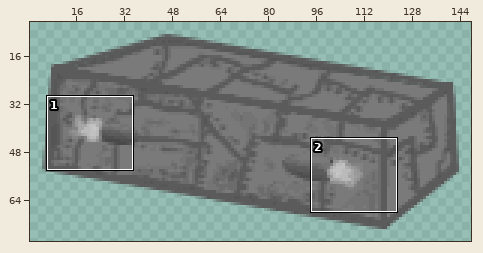
Edited in one commit: sprite sheet (Assets/Textures/CargoShip Station 3.png). The picture above shows the old version from afar; the outline marks the close-up.
Close-up. Before:
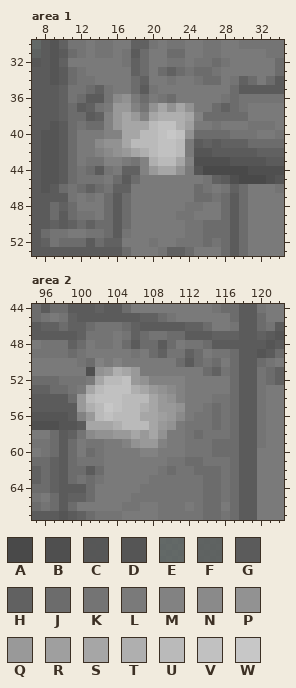
The file is 151x78 pixels. Pixels under 10% opacity are left out. Colours within 5 levels of each other are drawn and written as one. Shown: area 1: x 7..34, y 30..53; area 2: x 95..122, y 44..67. The wide view leaves out empty margins.
Palette (. is transparent): A #494949  B #4f4f4f  C #555555f9  D #555555  E #5a5a5ad9  F #5a5a5ae8  G #5b5b5b  H #616161  J #6c6c6c  K #747474  L #7a7a7a  M #828282  N #8a8a8a  P #929292  Q #999999  R #9f9f9f  S #a6a6a6  T #afafaf  U #bababa  V #c1c1c1  W #c7c7c7
Pixels before, area 1, first column x 7:
30 EGDHKKLKKLLHHKLKKLLKKLLKKKKK
31 FGDGJKLKKLKGJLLJJLLKKLLLLLKK
32 CGDHLLLLLLKHJLLKKLKKJKLLLLLJ
33 GGDGJKLLLLLHJLJHJKJJKLLLLLLJ
34 GGDGJKKLLLLJHLLKLLKJJLKHJLJG
35 GGGHKKJHKLLJGKLLLLLLLLJGGGGG
36 GGGHKJGGKNPLJLKJLLLLLKJKKKKK
37 GGGHJGHKLQQMKPSPSPLLJHJKLLLL
38 GGGHJJGHMQSQMSTTTSMJJJJJLLLL
39 GGDGJKJJMQSSSUVVTRLLKLLLKKKL
40 GDDGJLLLMMSSUUVWVPJJJJKKKLLK
41 GDDGJLLNPPSUUUVVULGHGHHHJJJJ
42 GDDGJLLMNPQSTUVVULDDGGGGGHHH
43 GDDGJLKKMMLKMTUUSMBBBBDDDDGG
44 GDDGJKJGKLHHMQSSPLDAAAAABBBB
45 GDDGJKKKLJGJLLLLLLLKHGBAAABD
46 GDGJKJHJKHHLLLLLLLJKLKHJLLLK
47 GGGGKLKLJGJLLLLLLLJJKJGJLLLL
48 GGJHJLLLJGJLLLLLLKKLLJGJLLLL
49 GGJGJKKLJGJLLLLLKKLLLJGJLLLL
50 GGHGHJHJJGJLLLLLLKKJJJGJLLLL
51 GJKKLLKKJGKLLLLLLKKJJJGJLLLL
52 GHKJJJGJHHLLLKLLKKKJKJGJLLLL
53 GGGGGGGGGGJLLLKHHJLLLJGJLLLL
Pixels before, area 2, first column x 95:
44 JGJJGGGHGGJLLLLLLLLLKJJGGKLL
45 JKLKHGGGGGGGHHJKLLLLLLJGGJLL
46 GHHJHHJKKKJHGGGGGHHJLLKGGJKG
47 GGGGGHKKKLKHJKKJJGGGHHHGGHGD
48 LKKKHJLKKLJGJJGJLKKJGGGGGGDG
49 KKKKJKLLLLLKLJHKKHJLKKJGGDGJ
50 LLLLLKJMLMLLLLLLJGJKJLJGGJKL
51 LLLLLLBPQTSQLLLLLLLJHKJGGKJH
52 JJJKKKLSUUVQPMMMMLLLLLJGGKJH
53 HHJJKLSUVVVTSQPNMLLLLLJGGKLL
54 GGGGJQUVVVUUUSQPMLLLKKJGGKLL
55 GGGGGQTUWVUUTSQQPLLKJKJGGKLL
56 DDDDGMQUVUUUSSRQNLKKJKJGGKLL
57 BBBDDGSSSTUUUSQPLKKKJKJGGKLL
58 LLJGHKNPPQQSQSPLLKJKKKJGGKLL
59 KKJGJLKKLLMPQQMLLKKKJJJGGKLL
60 LKJGJLJKLLLLMMLLLKKKJJJGGLLL
61 JJHGJKKKLLLLLLLKKJJKKKJGGLLL
62 HJHGJJGJLLLLLLKJKKJJJKJGGLLL
63 HJHGJKJKLLLLLKKKKKKJJKJGGLLL
64 JJHGGGJLLLLLKKKKKKKJJKJGGLLL
65 KLJGHHJLLLLKKKKKKKKJJKJGGLLL
66 JKJGJLLLLLKKLLKKKLKJJLJGGLLL
67 GGGDGHJKKKLLLLKKKKKJJKJGGLLL
Now the later version:
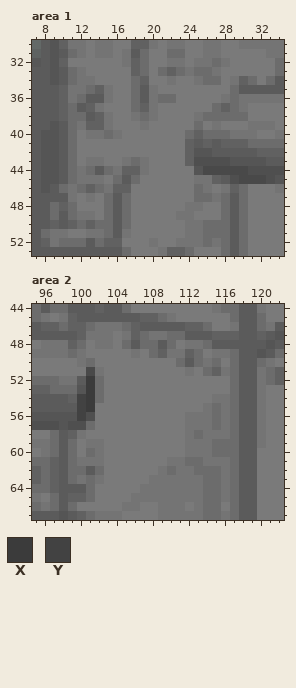
Colours new in this view: X #3b3b3b  Y #424242
Commit: Added ship thrust 'animation'.
Difference:
Area 1:
y 36: x 16..21 NPLJLK -> LLJGKJ
y 37: x 16..24 QQMKPSPSP -> LLJHKLLLL
y 38: x 15..25 MQSQMSTTTSM -> KLLKJKLLLLK
y 39: x 13..25 JJMQSSSUVVTRL -> HHKLLLKLLLLLJ
y 40: x 13..25 LLMMSSUUVWVPJ -> KKJKLLLLLLLJH
y 41: x 14..24 NPPSUUUVVUL -> LLLLLLLLLLH
y 42: x 14..24 MNPQSTUVVUL -> LLLLLLLLLLH
y 43: x 15..24 MMLKMTUUSM -> LLKJKLLLLH
y 44: x 15..16 KL -> JK; x 19..23 MQSSP -> KLLLL
y 45: x 25 L -> K
Area 2:
y 50: x 102 M -> L; x 104 M -> L
y 51: x 101..106 BPQTSQ -> AKLLLL; x 112 L -> K
y 52: x 100..111 KLSUUVQPMMMM -> GXJLLLLLLLLL
y 53: x 99..111 KLSUVVVTSQPNM -> JDXJLLLLLLLLL
y 54: x 99..111 JQUVVVUUUSQPM -> HYXJLLLLLLLLL
y 55: x 100..111 QTUWVUUTSQQP -> YXLLLLLLLLLL
y 56: x 99..112 GMQUVUUUSSRQNL -> DYBLLLLLLLLLLK
y 57: x 99..110 DGSSSTUUUSQP -> BBJLLLLLLLLL
y 58: x 101..109 NPPQQSQSP -> LLLLLLLLL
y 59: x 105..109 MPQQM -> LLLLL
y 60: x 107..108 MM -> LL
